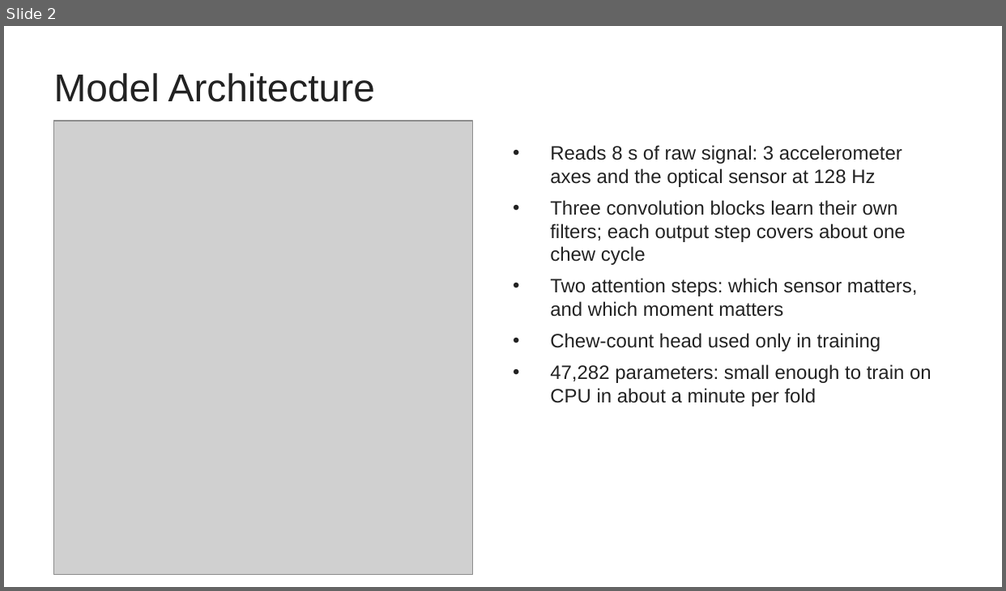
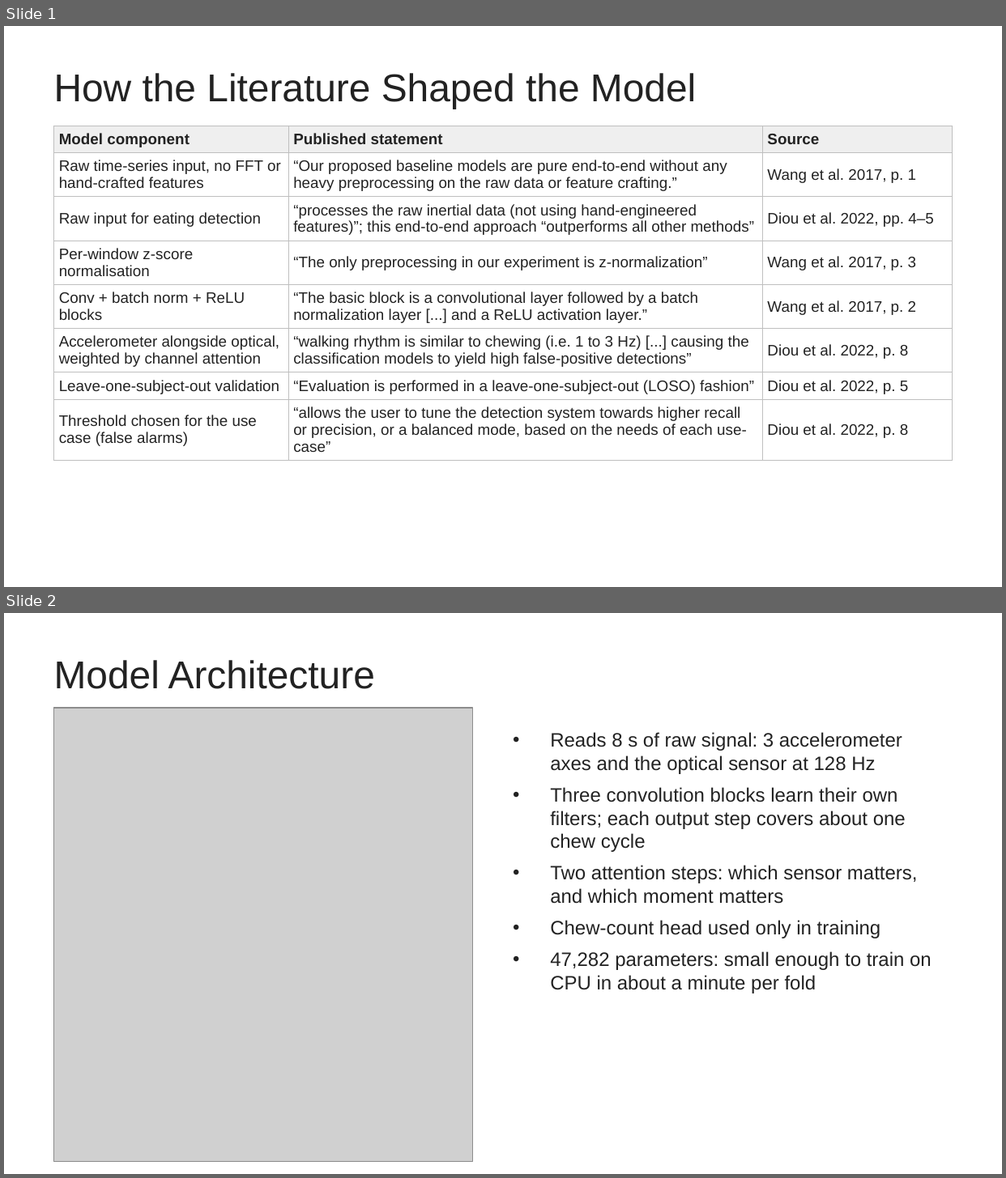
Before and after one commit to Cadunlea/Research_Directory, a slide deck: docs/presentation/lab_meeting_new_slides.pptx. Shown one above the other, each under a label of ours: slide 2 before the commit, slides 1 and 2 after it. The pictures are 1006x591 and 1006x1178 pixels, drawn with LibreOffice and Linux fonts; fonts in the diff are those of the drawing; grey boxes stand for pictures. Boxes give left, top, right and bottom in pixels: in the first picture for what was removed or moved away, otherwise in the second. Text is boxed around its words. In the diff, an @@ line names an element or a change of style, - is before the commit and + after.

```diff
--- a/docs/presentation/lab_meeting_new_slides.pptx
+++ b/docs/presentation/lab_meeting_new_slides.pptx
@@ slide 1 added at [4, 26, 1002, 587], background #FFFFFF @@
@@ text added at [54, 73, 696, 109], 28 pt, text #222222 @@
+How the Literature Shaped the Model
@@ table added at [54, 126, 952, 455], 8 rows, 3 columns @@
+Model component | Published statement | Source
+Raw time-series input, no FFT or hand-crafted features | “Our proposed baseline models are pure end-to-end without any heavy preprocessing on the raw data or feature crafting.” | Wang et al. 2017, p. 1
+Raw input for eating detection | “processes the raw inertial data (not using hand-engineered features)”; this end-to-end approach “outperforms all other methods” | Diou et al. 2022, pp. 4–5
+Per-window z-score normalisation | “The only preprocessing in our experiment is z-normalization” | Wang et al. 2017, p. 3
+Conv + batch norm + ReLU blocks | “The basic block is a convolutional layer followed by a batch normalization layer [...] and a ReLU activation layer.” | Wang et al. 2017, p. 2
+Accelerometer alongside optical, weighted by channel attention | “walking rhythm is similar to chewing (i.e. 1 to 3 Hz) [...] causing the classification models to yield high false-positive detections” | Diou et al. 2022, p. 8
+Leave-one-subject-out validation | “Evaluation is performed in a leave-one-subject-out (LOSO) fashion” | Diou et al. 2022, p. 5
+Threshold chosen for the use case (false alarms) | “allows the user to tune the detection system towards higher recall or precision, or a balanced mode, based on the needs of each use-case” | Diou et al. 2022, p. 8
```
Also in this commit, not shown: 1 slide removed, 1 other file.
